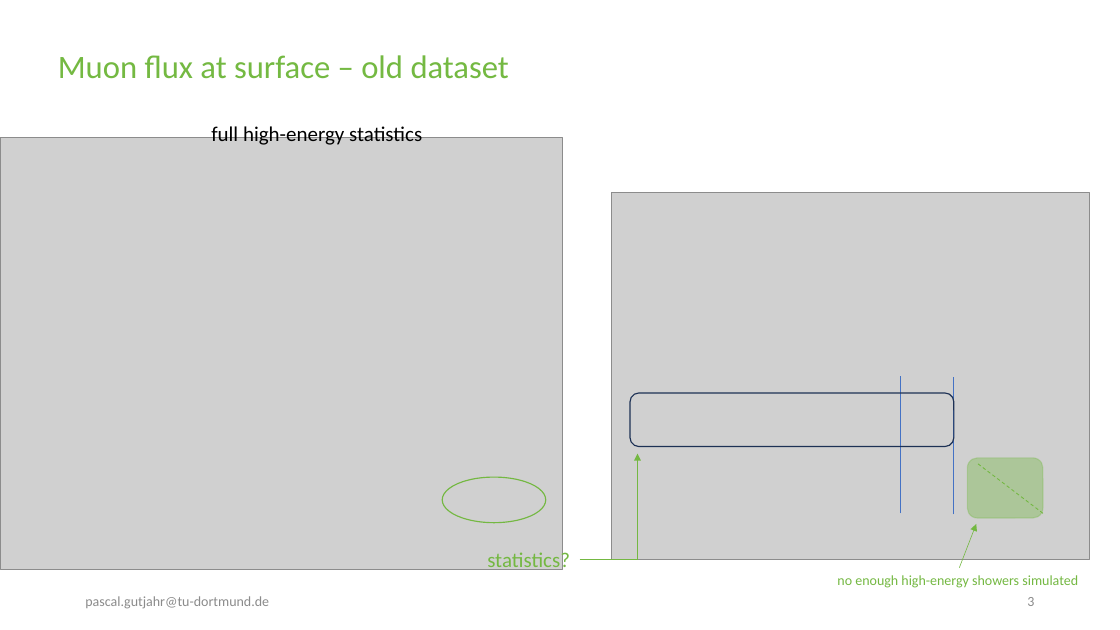
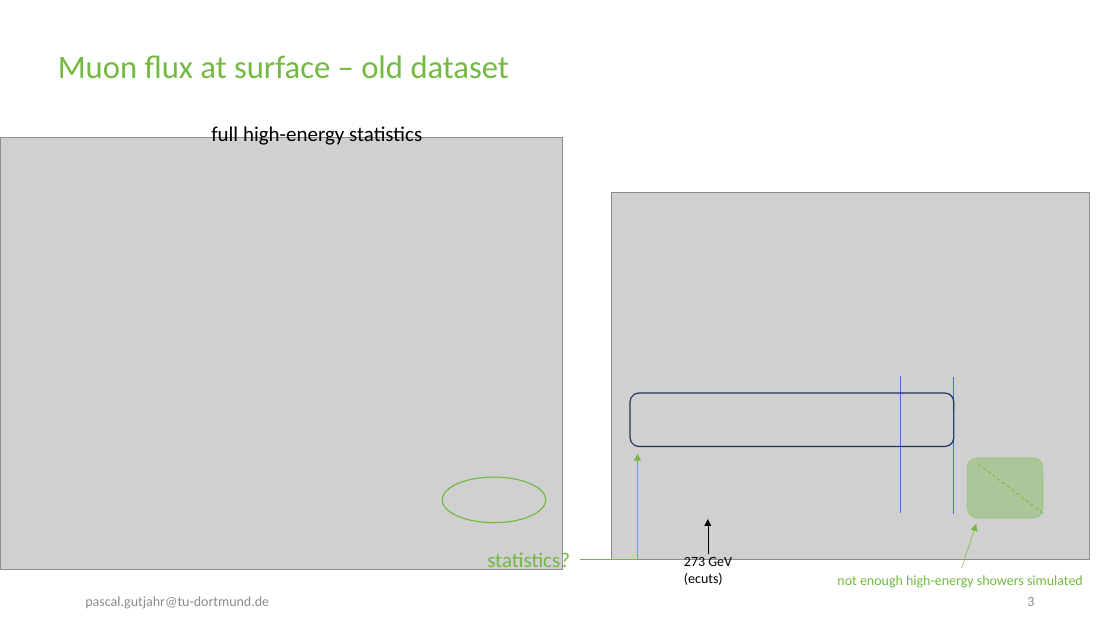
Before and after one commit to pascalgutjahr/presentations, a slide deck: slide 3 of Berkeley/Meeting_07_09.pptx. Drawn at 1120x630 pixels with LibreOffice and Linux fonts; fonts in the diff are those of the drawing; grey boxes stand for pictures; background and template pictures are left out. Boxes give left, top, right and bottom in pixels: in the first picture for what was removed or moved away, otherwise in the second. Text is boxed around its words. In the diff, an @@ line names an element or a change of style, - is before the commit and + after.

Commit message:
add presentations

```diff
--- a/Berkeley/Meeting_07_09.pptx
+++ b/Berkeley/Meeting_07_09.pptx
@@ arrow added from (708, 555) to (708, 519), #000000 0.5 pt @@
@@ text added at [684,557,732,585], 12 pt, text #000000 @@
+273 GeV
+(ecuts)
@@ text at [837,575,1083,588]: text changed @@
-no enough high-energy showers simulated
+not enough high-energy showers simulated
```
Also in this commit, not shown: 6 slides added, 4 other files.
